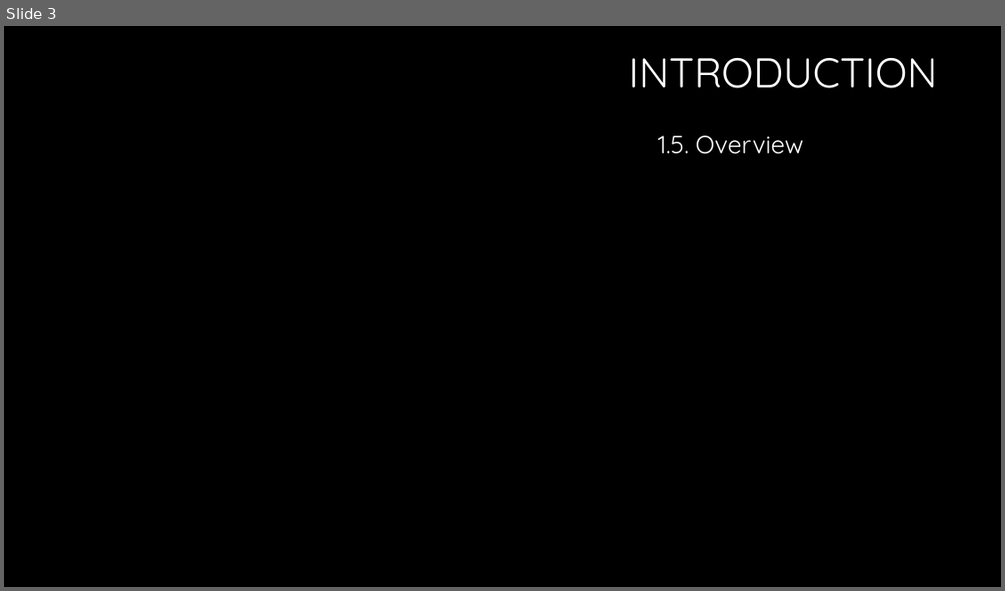
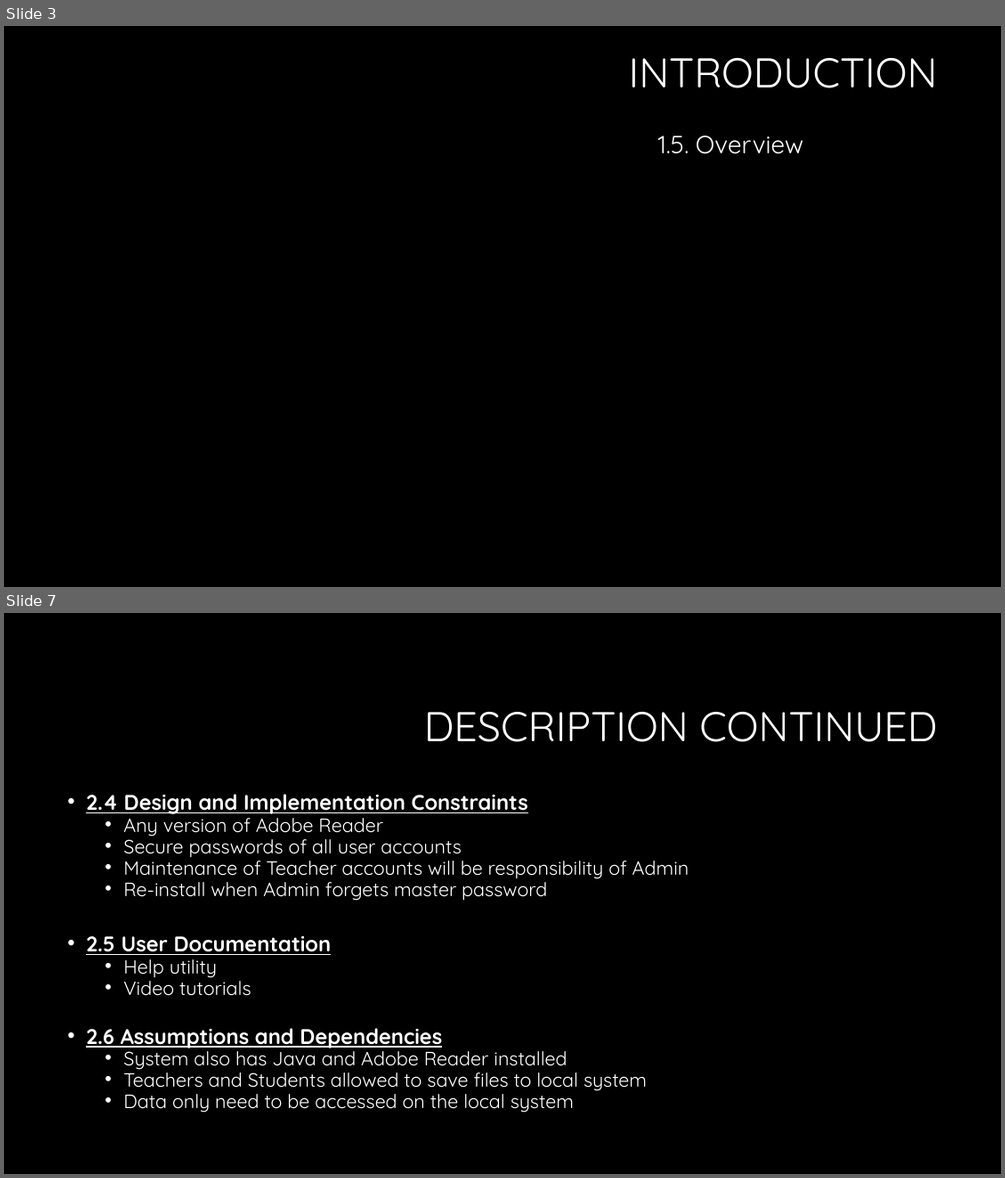
Before and after one commit to sarahakk/fraction-worksheet-creator, a slide deck: Presentation Elementary Engineers .pptx. Shown one above the other, each under a label of ours: slide 3 before the commit, slides 3 and 7 after it; the slides between them are not shown. The pictures are 1005x591 and 1005x1178 pixels, drawn with LibreOffice and Linux fonts; fonts in the diff are those of the drawing; background and template pictures are left out. Boxes give left, top, right and bottom in pixels: in the first picture for what was removed or moved away, otherwise in the second. Text is boxed around its words. In the diff, an @@ line names an element or a change of style, - is before the commit and + after.

```diff
--- a/Presentation Elementary Engineers .pptx
+++ b/Presentation Elementary Engineers .pptx
@@ slide 7 added at <box>4,613,1001,1174</box>, background #000000 @@
@@ title added at <box>424,712,937,742</box>, 40 pt, text #FFFFFF @@
+DESCRIPTION CONTINUED
@@ text added at <box>86,794,689,1112</box>, 18.5 pt, text #FFFFFF @@
+• 2.4 Design and Implementation Constraints
+  • Any version of Adobe Reader
+  • Secure passwords of all user accounts
+  • Maintenance of Teacher accounts will be responsibility of Admin
+  • Re-install when Admin forgets master password
+• 2.5 User Documentation
+  • Help utility
+  • Video tutorials
+• 2.6 Assumptions and Dependencies
+  • System also has Java and Adobe Reader installed
+  • Teachers and Students allowed to save files to local system
+  • Data only need to be accessed on the local system
```
Also in this commit, not shown: 10 slides changed, 3 other slides added.
